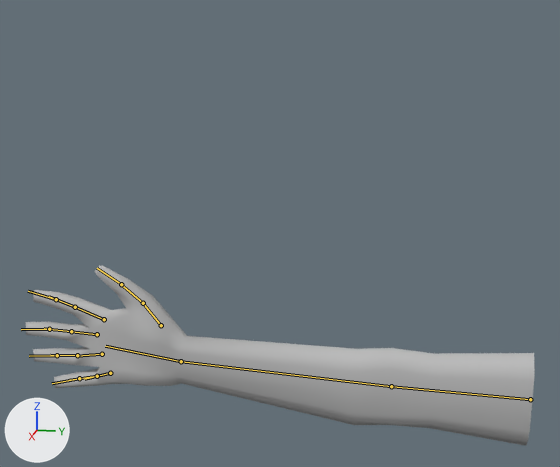
The FBX model TossEditor/Assets/Meshes/R.Arm.fbx as it was, and as the next commit left it.
Rendered twice from a camera (50 mm lens) standing at (0.234, -0.033, 0.102) and looking at (-0.005, -0.081, 0.043). Every picture has the same lights, and +X, +Y and +Z are marked at lower left. The picture after the commit comes second. The bones that change, and the others that lie on the model, are drawn over the model as lines.

Objects in the first picture: 'Hand'.
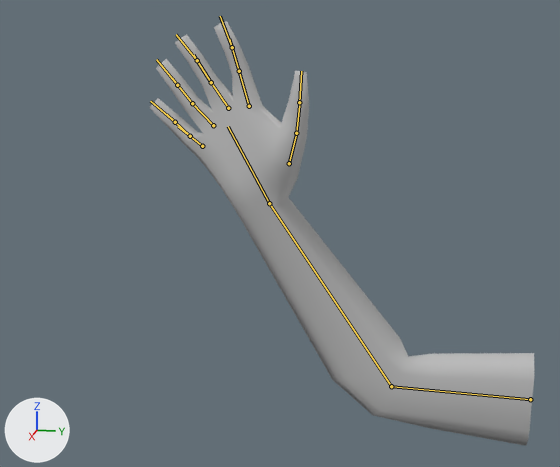
The newer file adds an action. The first version stands in its rest pose; the second is drawn at frame 4 of the action 'Right Arm|Right ArmAction'.

Where the change shows, as pixel boxes [x1, y1, x2, y2] in the pictures (560 x 467 px):
'Hand', posed (25% narrower, 134% taller): before [26, 265, 535, 446]; after [150, 21, 534, 446]
bone 'LowerArm', root to tip: before (391, 386) to (181, 361); after (391, 386) to (269, 203)

What the commit changed:
Bone 'LowerArm' (bone_lowerarm) turns from (0, 0, 0) to (54, 0, 0) degrees about its own x, y and z.
